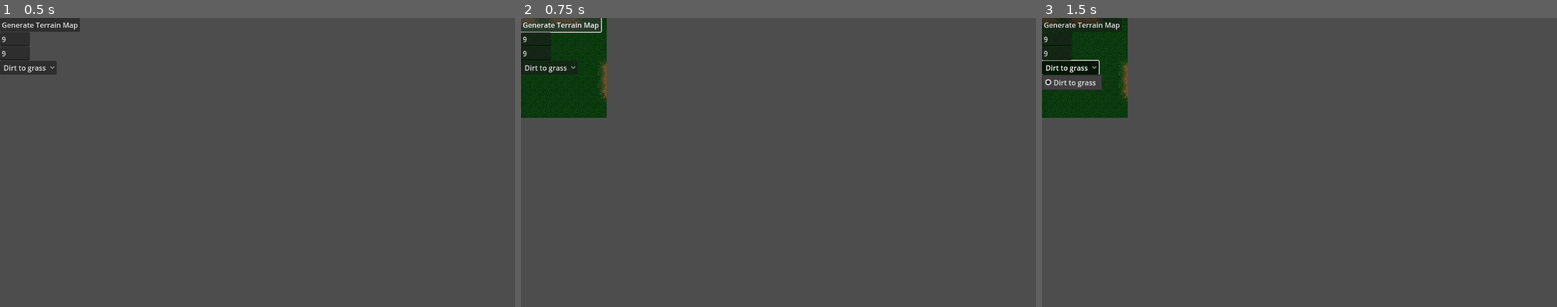
Above: before the commit, frames 1-3 (left to right).
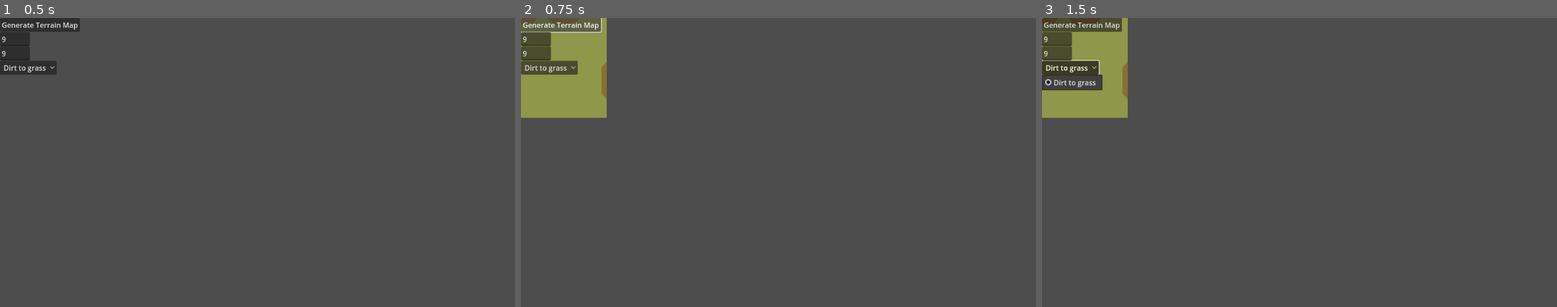
Above: after the commit, the same moments.

Repository: 28jb11/space-game
Game: Godot game, scene res://scenes/test_bed.tscn
The game is run twice, just before and just after one commit, with the same random seed, the same clock (stepped at 60 frames per second) and the same inputs.
Inputs:
- Up to frame 1 (0.5 s): no input
- Up to frame 2 (0.75 s): click "Generate Terrain Map" at 0.5 s
- Up to frame 3 (1.5 s): click "Dirt to grass" at 1.25 s

Frame 1 is identical in both runs. In frame 2, 5.4% of the frame differs, in the area x 0-17%, y 0-35%; in frame 3, 4.8%.

Commit message:
replace deprecated TileMap with TileMapLayer

Diff:
--- a/resources/ms_tileset.tres
+++ b/resources/ms_tileset.tres
@@ -1,44 +1,117 @@
-[gd_resource type="TileSet" load_steps=3 format=3 uid="uid://clrqds1f1ui54"]
+[gd_resource type="TileSet" load_steps=5 format=3 uid="uid://clrqds1f1ui54"]
 
 [ext_resource type="Texture2D" uid="uid://bw1quo2ek5oe6" path="res://resources/marchingsquares.png" id="1_ixfvs"]
+[ext_resource type="Texture2D" uid="uid://d2fjstxgf0e4n" path="res://resources/dirt_to_grass_tyrian.png" id="2_ah3qe"]
 
 [sub_resource type="TileSetAtlasSource" id="TileSetAtlasSource_2ai08"]
 texture = ExtResource("1_ixfvs")
 texture_region_size = Vector2i(24, 28)
 0:0/0 = 0
+0:0/0/custom_data_1 = -1
 1:0/0 = 0
 1:0/0/custom_data_0 = 1
+1:0/0/custom_data_1 = -1
 2:0/0 = 0
 2:0/0/custom_data_0 = 2
+2:0/0/custom_data_1 = -1
 3:0/0 = 0
 3:0/0/custom_data_0 = 3
+3:0/0/custom_data_1 = -1
 0:1/0 = 0
 0:1/0/custom_data_0 = 4
+0:1/0/custom_data_1 = -1
 1:1/0 = 0
 1:1/0/custom_data_0 = 5
+1:1/0/custom_data_1 = -1
 2:1/0 = 0
 2:1/0/custom_data_0 = 6
+2:1/0/custom_data_1 = -1
 3:1/0 = 0
 3:1/0/custom_data_0 = 7
+3:1/0/custom_data_1 = -1
 0:2/0 = 0
 0:2/0/custom_data_0 = 8
+0:2/0/custom_data_1 = -1
 1:2/0 = 0
 1:2/0/custom_data_0 = 9
+1:2/0/custom_data_1 = -1
 2:2/0 = 0
 2:2/0/custom_data_0 = 10
+2:2/0/custom_data_1 = -1
 3:2/0 = 0
 3:2/0/custom_data_0 = 11
+3:2/0/custom_data_1 = -1
 0:3/0 = 0
 0:3/0/custom_data_0 = 12
+0:3/0/custom_data_1 = -1
 1:3/0 = 0
 1:3/0/custom_data_0 = 13
+1:3/0/custom_data_1 = -1
 2:3/0 = 0
 2:3/0/custom_data_0 = 14
+2:3/0/custom_data_1 = -1
 3:3/0 = 0
 3:3/0/custom_data_0 = 15
+3:3/0/custom_data_1 = -1
+
+[sub_resource type="TileSetAtlasSource" id="TileSetAtlasSource_r4spn"]
+texture = ExtResource("2_ah3qe")
+texture_region_size = Vector2i(24, 28)
+0:0/0 = 0
+0:0/0/custom_data_0 = -1
+0:0/0/custom_data_1 = 2
+1:0/0 = 0
+1:0/0/custom_data_0 = -1
+1:0/0/custom_data_1 = 3
+2:0/0 = 0
+2:0/0/custom_data_0 = -1
+2:0/0/custom_data_1 = 1
+3:0/0 = 0
+3:0/0/custom_data_0 = -1
+4:0/0 = 0
+4:0/0/custom_data_0 = -1
+5:0/0 = 0
+5:0/0/custom_data_0 = -1
+5:0/0/custom_data_1 = 5
+0:1/0 = 0
+0:1/0/custom_data_0 = -1
+0:1/0/custom_data_1 = 6
+1:1/0 = 0
+1:1/0/custom_data_0 = -1
+1:1/0/custom_data_1 = 15
+2:1/0 = 0
+2:1/0/custom_data_0 = -1
+2:1/0/custom_data_1 = 9
+3:1/0 = 0
+3:1/0/custom_data_0 = -1
+3:1/0/custom_data_1 = 7
+4:1/0 = 0
+4:1/0/custom_data_0 = -1
+4:1/0/custom_data_1 = 11
+5:1/0 = 0
+5:1/0/custom_data_0 = -1
+5:1/0/custom_data_1 = 10
+0:2/0 = 0
+0:2/0/custom_data_0 = -1
+0:2/0/custom_data_1 = 4
+1:2/0 = 0
+1:2/0/custom_data_0 = -1
+1:2/0/custom_data_1 = 12
+2:2/0 = 0
+2:2/0/custom_data_0 = -1
+2:2/0/custom_data_1 = 8
+3:2/0 = 0
+3:2/0/custom_data_0 = -1
+3:2/0/custom_data_1 = 14
+4:2/0 = 0
+4:2/0/custom_data_0 = -1
+4:2/0/custom_data_1 = 13
 
 [resource]
 tile_size = Vector2i(24, 28)
-custom_data_layer_0/name = "dirt_to_grass"
+custom_data_layer_0/name = "test"
 custom_data_layer_0/type = 2
+custom_data_layer_1/name = "dirt_to_grass"
+custom_data_layer_1/type = 2
 sources/0 = SubResource("TileSetAtlasSource_2ai08")
+sources/1 = SubResource("TileSetAtlasSource_r4spn")
--- a/scenes/test_bed.tscn
+++ b/scenes/test_bed.tscn
@@ -1,9 +1,10 @@
-[gd_scene load_steps=7 format=3 uid="uid://c3opfl4r2s7y6"]
+[gd_scene load_steps=8 format=3 uid="uid://c3opfl4r2s7y6"]
 
 [ext_resource type="PackedScene" uid="uid://irt4kb7muv8d" path="res://scenes/tile_wrapper.tscn" id="1_2o184"]
 [ext_resource type="Script" path="res://scripts/test_bed.gd" id="1_jbmxw"]
 [ext_resource type="Script" path="res://scripts/generate_terrain.gd" id="3_blea5"]
 [ext_resource type="PackedScene" uid="uid://bdea0676dkc0" path="res://scenes/tile_map.tscn" id="4_5nyuh"]
+[ext_resource type="TileSet" uid="uid://clrqds1f1ui54" path="res://resources/ms_tileset.tres" id="5_a8re0"]
 
 [sub_resource type="FastNoiseLite" id="FastNoiseLite_7mjxn"]
 seed = 3
@@ -22,6 +23,9 @@
 noise_height_text = SubResource("NoiseTexture2D_4yeeh")
 
 [node name="TileMap" parent="." instance=ExtResource("4_5nyuh")]
+
+[node name="TileMapLayer" type="TileMapLayer" parent="."]
+tile_set = ExtResource("5_a8re0")
 
 [node name="TestControls" type="Control" parent="."]
 layout_mode = 3
--- a/scripts/tile_wrapper.gd
+++ b/scripts/tile_wrapper.gd
@@ -1,8 +1,7 @@
 extends Node2D
 
 class_name TileWrapper
-
-@onready var tilemap = $TileMap
+@onready var tilemap: TileMapLayer = $"../TileMapLayer"
 @onready var tileset = tilemap.tile_set
 @onready var tileset_source = tileset.get_source(0)
 
@@ -17,6 +16,7 @@
 		terrains.append(tileset.get_custom_data_layer_name(i))
 
 	var marching_squares_tiles = get_marching_squares_tiles(terrains)
+	print(marching_squares_tiles)
 	return marching_squares_tiles
 
 
@@ -46,7 +46,8 @@
 
 func tileset_test(cases: Dictionary, cell_position : Vector2):
 	for atlas_position in cases.keys():
-		tilemap.set_cell(0, cell_position, tileset.get_source_id(0), atlas_position, 0)
+		# tilemap.set_cell(0, cell_position, tileset.get_source_id(0), atlas_position, 0)
+		tilemap.set_cell(cell_position, 0, atlas_position, 0)
 		cell_position += Vector2(1,0)
 
 func apply_marching_squares(map: Dictionary, cases: Dictionary, grid_width: int, grid_height: int):
@@ -77,5 +78,6 @@
 					var case_value = tiles_for_layer[tile_position]
 					if case_value == index:
 						# Apply the tile_id to the tilemap at the correct position
-						tilemap.set_cell(0, Vector2i(x, y), tileset.get_source_id(0), tile_position, 0)
+						# tilemap.set_cell(0, Vector2i(x, y), tileset.get_source_id(0), tile_position, 0)
+						tilemap.set_cell(Vector2i(x,y), tileset.get_source_id(0), tile_position, 0)
 						break
